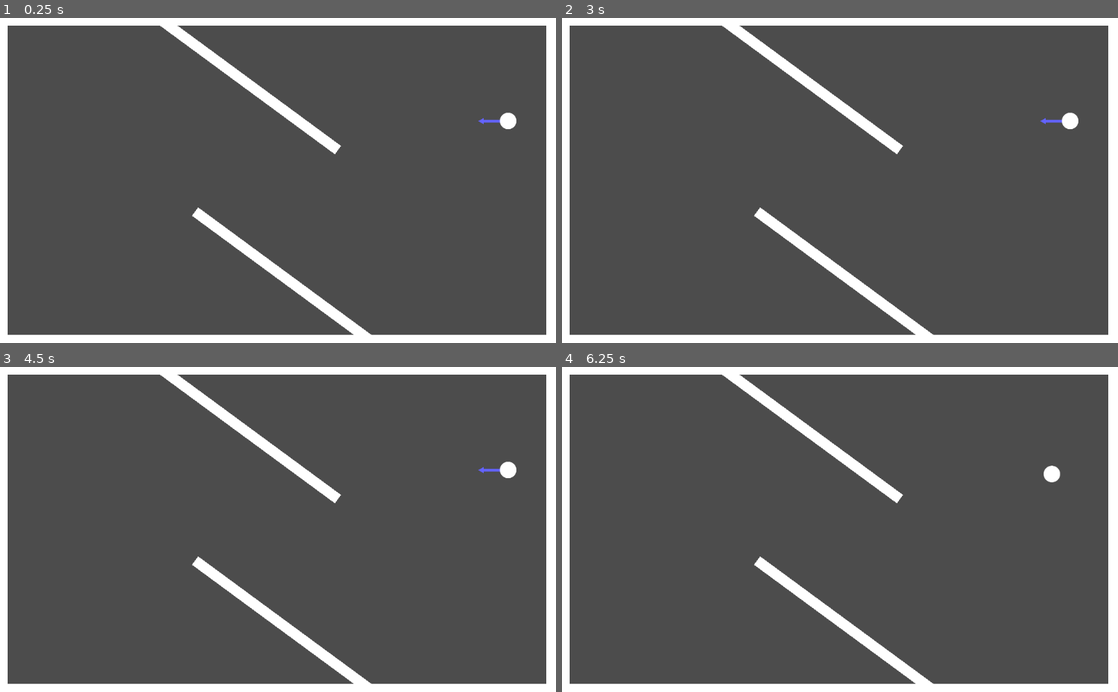
Above: before the commit, frames 1-4 (two rows, left to right).
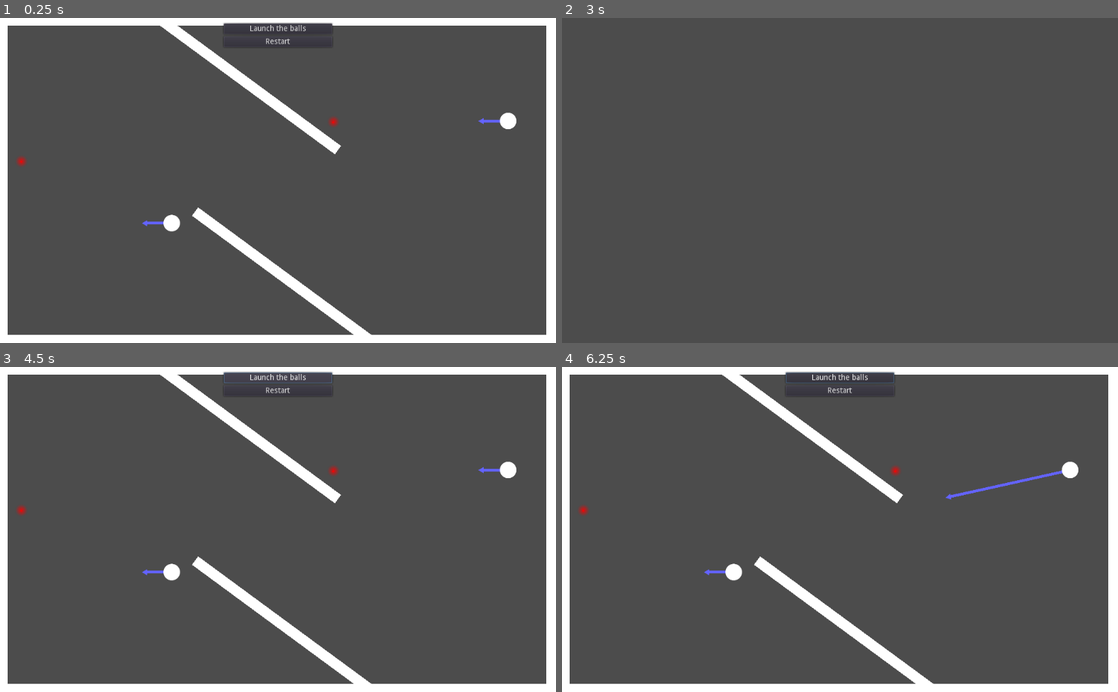
Above: after the commit, the same moments.

Repository: Serpenter/GGJam2021
Game: Godot game, scene res://test_scenes/TestLevel01/TestLevel01.tscn
Same seed, same stepped clock (60 frames per second), same inputs: the game is played once before the commit and once after it. This scene is started directly instead of the project's main scene.
Inputs (mouse positions are in pixels of both pictures, inside the frame that each line leads up to):
- Up to frame 1 (0.25 s): no input
- Up to frame 2 (3 s): click (840, 40) at 0.5 s, where only the run after the commit has a clickable "Restart"; click (840, 27) at 1.25 s, where only the run after the commit has a clickable "Launch the balls"; click (840, 27) at 2 s, where only the run after the commit has a clickable "Launch the balls"; click (840, 40) at 2.75 s, where only the run after the commit has a clickable "Restart"
- Up to frame 3 (4.5 s): click (278, 389) at 3.5 s, where only the run after the commit has a clickable "Restart"; click (278, 376) at 4.25 s, where only the run after the commit has a clickable "Launch the balls"
- Up to frame 4 (6.25 s): tap Enter at 5 s; move the mouse to (1067, 471) at 5.02 s; right-click (1067, 471) at 5.1 s; click (1067, 471) at 5.17 s; tap Space at 5.75 s; move the mouse to (728, 545) at 5.77 s; click (728, 545) at 5.85 s; right-click (728, 545) at 6.05 s

The runs differ from the first frame. In frame 1, 0.6% of the frame differs, in the area x 3-61%, y 1-66%; in frame 2, 11%, in the area x 0-100%, y 0-100%; in frame 3, 0.6%; in frame 4, 1.1%.

Commit message:
updated TestLevel01 with ActivationZones, multiple ball launch and victory trigger

Diff:
--- a/TheGame/global_scripts/g_scene_manager.gd
+++ b/TheGame/global_scripts/g_scene_manager.gd
@@ -11,95 +11,95 @@
 
 func _ready():
 
-    var root = get_tree().get_root()
+	var root = get_tree().get_root()
 # Get last root's child means to get actual scene
-    current_scene = root.get_child(root.get_child_count() - 1)
+	current_scene = root.get_child(root.get_child_count() - 1)
 
 # simple variant
 func goto_scene(path):
-    call_deferred("_deferred_goto_scene", path)
+	call_deferred("_deferred_goto_scene", path)
 
 
 func _deferred_goto_scene(path):
-    # It is now safe to remove the current scene
-    current_scene.free()
+	# It is now safe to remove the current scene
+	current_scene.free()
 
-    # Load the new scene.
-    var s = ResourceLoader.load(path)
+	# Load the new scene.
+	var s = ResourceLoader.load(path)
 
-    # Instance the new scene.
-    current_scene = s.instance()
+	# Instance the new scene.
+	current_scene = s.instance()
 
-    # Add it to the active scene, as child of root.
-    get_tree().get_root().add_child(current_scene)
+	# Add it to the active scene, as child of root.
+	get_tree().get_root().add_child(current_scene)
 
-    # Optionally, to make it compatible with the SceneTree.change_scene() API.
-    get_tree().set_current_scene(current_scene)
+	# Optionally, to make it compatible with the SceneTree.change_scene() API.
+	get_tree().set_current_scene(current_scene)
 
 
 func goto_scene_wloader(path):
-    call_deferred("_deferred_goto_scene_wloader", path)
+	call_deferred("_deferred_goto_scene_wloader", path)
 
 
 func _deferred_goto_scene_wloader(path):
 
-    current_scene.queue_free() # get rid of the old scene
+	current_scene.queue_free() # get rid of the old scene
 
-    current_scene = load_progress_scene.instance()
-    get_tree().get_root().add_child(current_scene)
-    get_tree().set_current_scene(current_scene)
+	current_scene = load_progress_scene.instance()
+	get_tree().get_root().add_child(current_scene)
+	get_tree().set_current_scene(current_scene)
 
-    loader = ResourceLoader.load_interactive(path)
+	loader = ResourceLoader.load_interactive(path)
 
-    if loader == null: # check for errors
-        print('Problem with interactive loading, trying to load scene directly')
-        goto_scene(path)
+	if loader == null: # check for errors
+		print('Problem with interactive loading, trying to load scene directly')
+		goto_scene(path)
 
-    set_process(true)
+	set_process(true)
 
 
 # warning-ignore:unused_argument
 func _process(time):
 
-    if loader == null:
-        # no need to process anymore
-        set_process(false)
-        return
+	if loader == null:
+		# no need to process anymore
+		set_process(false)
+		return
 
-    if wait_frames > 0: # wait for frames to let the "loading" animation show up
-        wait_frames -= 1
-        return
+	if wait_frames > 0: # wait for frames to let the "loading" animation show up
+		wait_frames -= 1
+		return
 
-    var t = OS.get_ticks_msec()
-    while OS.get_ticks_msec() < t + time_max: # use "time_max" to control for how long we block this thread
+	var t = OS.get_ticks_msec()
+	while OS.get_ticks_msec() < t + time_max: # use "time_max" to control for how long we block this thread
 
-        # poll your loader
-        var err = loader.poll()
+		# poll your loader
+		var err = loader.poll()
 
-        if err == ERR_FILE_EOF: # Finished loading.
-            var resource = loader.get_resource()
-            loader = null
-            wait_frames = total_wait_fraimes
-            set_new_scene(resource)
-            break
+		if err == ERR_FILE_EOF: # Finished loading.
+			var resource = loader.get_resource()
+			loader = null
+			wait_frames = total_wait_fraimes
+			set_new_scene(resource)
+			break
 
-        elif err == OK:
+		elif err == OK:
 
-            update_progress()
+			update_progress()
 
-        else: # error during loading
-            loader = null
-            break
+		else: # error during loading
+			loader = null
+			break
 
 func update_progress():
 
-    var progress = float(loader.get_stage()) / loader.get_stage_count()
-    current_scene.set_progress(progress)
+	var progress = float(loader.get_stage()) / loader.get_stage_count()
+	current_scene.set_progress(progress)
 
 
 func set_new_scene(scene_resource):
 
-    current_scene.queue_free()
-    current_scene = scene_resource.instance()
-    get_node("/root").add_child(current_scene)
-    get_tree().set_current_scene(current_scene)
+	current_scene.queue_free()
+	current_scene = scene_resource.instance()
+	get_node("/root").add_child(current_scene)
+	get_tree().set_current_scene(current_scene)
--- /dev/null
+++ b/TheGame/prefab_scenes/ActivationZone/ActivationZone.gd
@@ -0,0 +1,48 @@
+extends Node2D
+
+
+onready var interaction_area = $InteractionArea
+onready var area_sprite = $AreaSprite
+onready var button_sprite = $ButtonSprite
+
+export var is_activated = false
+
+var deactivated_color = Color(1,0,0)
+var activated_colot = Color(0,1,0)
+
+export var activation_groups = ["Ball"]
+
+# Called when the node enters the scene tree for the first time.
+func _ready():
+	pass # Replace with function body.
+
+# Called every frame. 'delta' is the elapsed time since the previous frame.
+#func _process(delta):
+#	pass
+
+
+func deactivate():
+	is_activated = false
+	area_sprite.modulate = deactivated_color
+	button_sprite.modulate = deactivated_color
+
+func activate():
+	is_activated = true
+	area_sprite.modulate = activated_colot
+	button_sprite.modulate = activated_colot
+	get_tree().call_group("ActivationZoneSubscriber", "on_zone_activated", self)
+
+
+
+func _on_InteractionArea_body_entered(body):
+	pass # Replace with function body.
+
+
+func _on_InteractionArea_body_exited(body):
+	for group_name in activation_groups:
+		if body.is_in_group(group_name):
+			activate()
+			if body.has_method("on_activation_zone_activated"):
+				body.on_activation_zone_activated(self)
+
+			return
--- /dev/null
+++ b/TheGame/prefab_scenes/ActivationZone/ActivationZone.tscn
@@ -0,0 +1,29 @@
+[gd_scene load_steps=5 format=2]
+
+[ext_resource path="res://prefab_scenes/ActivationZone/ActivationZone.gd" type="Script" id=1]
+[ext_resource path="res://assets/images/circle_grad.png" type="Texture" id=2]
+[ext_resource path="res://assets/images/circle_64x64.png" type="Texture" id=3]
+
+[sub_resource type="CircleShape2D" id=1]
+
+[node name="ActivationZone" type="Node2D" groups=[
+"ActivationZone",
+]]
+script = ExtResource( 1 )
+
+[node name="InteractionArea" type="Area2D" parent="."]
+
+[node name="CollisionShape2D" type="CollisionShape2D" parent="InteractionArea"]
+shape = SubResource( 1 )
+
+[node name="AreaSprite" type="Sprite" parent="."]
+modulate = Color( 1, 0, 0, 0.784314 )
+scale = Vector2( 0.5, 0.5 )
+texture = ExtResource( 2 )
+
+[node name="ButtonSprite" type="Sprite" parent="."]
+modulate = Color( 1, 0, 0, 1 )
+scale = Vector2( 0.05, 0.05 )
+texture = ExtResource( 3 )
+[connection signal="body_entered" from="InteractionArea" to="." method="_on_InteractionArea_body_entered"]
+[connection signal="body_exited" from="InteractionArea" to="." method="_on_InteractionArea_body_exited"]
--- a/TheGame/prefab_scenes/Ball/Ball.gd
+++ b/TheGame/prefab_scenes/Ball/Ball.gd
@@ -5,7 +5,8 @@
 # var a = 2
 # var b = "text"
 var is_hovered = false
-var is_launched = false
+#var is_launched = false
+var is_active_mode = false
 
 
 # Called when the node enters the scene tree for the first time.
@@ -18,32 +19,50 @@
 	process_input()
 
 func process_input():
-	if Input.is_action_just_pressed("right_click") \
-		and not is_launched \
-		and not impulse_selector.is_controlled \
-		and impulse_selector.is_input_provided:
-			initial_launch()
+	pass
+#	if Input.is_action_just_pressed("right_click") \
+#		and not is_active_mode \
+#		and not impulse_selector.is_controlled \
+#		and impulse_selector.is_input_provided:
+#			initial_launch()
+
+
+func can_launch():
+	return impulse_selector.is_input_provided \
+		and not impulse_selector.is_controlled;
+
+
+func go_to_sleep_mode():
+	sleeping = true
+
+func go_to_actibe_mode():
+	impulse_selector.is_input_disabled = true
+	impulse_selector.visible = false
+	sleeping = false
 
 
 func initial_launch():
-	is_launched = true
-	impulse_selector.is_input_disabled = true
-	impulse_selector.visible = false
-	sleeping = false
+	go_to_actibe_mode()
 	var initial_impulse = impulse_selector.get_impulse()
 	apply_central_impulse(initial_impulse)
 
+func on_activation_zone_activated(activation_zone):
+	if activation_zone.is_in_group("VictoryZone"):
+		go_to_sleep_mode()
+
 func _on_InteractionArea_mouse_entered():
 	is_hovered = true
-
 
 func _on_InteractionArea_mouse_exited():
 	is_hovered = false
 
 
 func _on_InteractionArea_input_event(viewport, event, shape_idx):
-	if event is InputEventMouseButton:
+	if event is InputEventMouseButton \
+	and event.button_index == BUTTON_LEFT \
+	and event.pressed:
 		print("click detected")
+
 	if not impulse_selector.is_input_disabled \
 	and not impulse_selector.is_controlled \
 	and event is InputEventMouseButton \
--- a/TheGame/prefab_scenes/Ball/Ball.tscn
+++ b/TheGame/prefab_scenes/Ball/Ball.tscn
@@ -4,17 +4,19 @@
 [ext_resource path="res://prefab_scenes/Ball/Ball.gd" type="Script" id=2]
 [ext_resource path="res://prefab_scenes/ImpulseSelector/ImpulseSelector.tscn" type="PackedScene" id=3]
 
-[sub_resource type="PhysicsMaterial" id=2]
+[sub_resource type="PhysicsMaterial" id=1]
 
-[sub_resource type="CircleShape2D" id=1]
+[sub_resource type="CircleShape2D" id=2]
 radius = 15.0
 
 [sub_resource type="CircleShape2D" id=3]
 radius = 25.0
 
-[node name="Ball" type="RigidBody2D"]
+[node name="Ball" type="RigidBody2D" groups=[
+"Ball",
+]]
 input_pickable = true
-physics_material_override = SubResource( 2 )
+physics_material_override = SubResource( 1 )
 continuous_cd = 1
 contacts_reported = 10
 contact_monitor = true
--- /dev/null
+++ b/TheGame/test_scenes/TestLevel01/LevelManager.gd
@@ -0,0 +1,61 @@
+extends Node2D
+
+
+var is_paused = false
+
+onready var victory_label = $CanvasLayer/Control/UpperCentralMarginContainer/VBoxContainer/VictoryLabel
+
+onready var victory_zones = get_tree().get_nodes_in_group("VictoryZone")
+
+# Called when the node enters the scene tree for the first time.
+func _ready():
+	pass
+#	pause_game()
+
+
+# Called every frame. 'delta' is the elapsed time since the previous frame.
+#func _process(delta):
+#	pass
+
+func pause_game():
+	get_tree().paused = true
+
+
+func unpause_game():
+	get_tree().paused = false
+
+
+func is_victory():
+	for zone in victory_zones:
+		if not zone.is_activated:
+			return false
+
+	return true
+
+func on_zone_activated(zone):
+	if is_victory():
+		on_victory()
+
+func on_victory():
+	victory_label.visible = true
+
+func on_level_restart():
+	victory_label.visible = false
+
+
+func _on_StartButton_pressed():
+	var balls = get_tree().get_nodes_in_group("Ball")
+
+	for ball in balls:
+		if not ball.can_launch():
+			# add some popup
+			# or maybe have some default impulse for all balls
+			return
+
+	for ball in balls:
+		ball.initial_launch()
+
+
+
+func _on_RestartButton_pressed():
+	GSceneManager.goto_scene_wloader("res://test_scenes/TestLevel01/TestLevel01.tscn")
--- a/TheGame/test_scenes/TestLevel01/TestLevel01.tscn
+++ b/TheGame/test_scenes/TestLevel01/TestLevel01.tscn
@@ -1,10 +1,15 @@
-[gd_scene load_steps=4 format=2]
+[gd_scene load_steps=6 format=2]
 
 [ext_resource path="res://prefab_scenes/Wall01/Wall01Long.tscn" type="PackedScene" id=1]
 [ext_resource path="res://prefab_scenes/Ball/Ball.tscn" type="PackedScene" id=2]
 [ext_resource path="res://prefab_scenes/Wall01/Wall01.tscn" type="PackedScene" id=3]
+[ext_resource path="res://test_scenes/TestLevel01/LevelManager.gd" type="Script" id=4]
+[ext_resource path="res://prefab_scenes/ActivationZone/ActivationZone.tscn" type="PackedScene" id=5]
 
-[node name="Node2D" type="Node2D"]
+[node name="Level" type="Node2D" groups=[
+"ActivationZoneSubscriber",
+]]
+script = ExtResource( 4 )
 
 [node name="Walls" type="Node2D" parent="."]
 
@@ -30,5 +35,69 @@
 position = Vector2( 461.463, 125.203 )
 rotation = 0.6353
 
-[node name="Ball" parent="." instance=ExtResource( 2 )]
+[node name="CanvasLayer" type="CanvasLayer" parent="."]
+
+[node name="Control" type="Control" parent="CanvasLayer"]
+margin_right = 1024.0
+margin_bottom = 100.0
+mouse_filter = 2
+__meta__ = {
+"_edit_use_anchors_": false
+}
+
+[node name="UpperCentralMarginContainer" type="MarginContainer" parent="CanvasLayer/Control"]
+margin_left = 412.0
+margin_top = 10.0
+margin_right = 612.0
+margin_bottom = 110.0
+mouse_filter = 1
+__meta__ = {
+"_edit_use_anchors_": false
+}
+
+[node name="VBoxContainer" type="VBoxContainer" parent="CanvasLayer/Control/UpperCentralMarginContainer"]
+margin_right = 200.0
+margin_bottom = 100.0
+
+[node name="StartButton" type="Button" parent="CanvasLayer/Control/UpperCentralMarginContainer/VBoxContainer"]
+margin_right = 200.0
+margin_bottom = 20.0
+text = "Launch the balls"
+
+[node name="RestartButton" type="Button" parent="CanvasLayer/Control/UpperCentralMarginContainer/VBoxContainer"]
+margin_top = 24.0
+margin_right = 200.0
+margin_bottom = 44.0
+text = "Restart"
+
+[node name="VictoryLabel" type="Label" parent="CanvasLayer/Control/UpperCentralMarginContainer/VBoxContainer"]
+visible = false
+margin_top = 48.0
+margin_right = 200.0
+margin_bottom = 79.0
+text = "You Won!
+"
+align = 1
+uppercase = true
+
+[node name="VictoryZones" type="Node2D" parent="."]
+
+[node name="ActivationZone" parent="VictoryZones" groups=[
+"VictoryZone",
+] instance=ExtResource( 5 )]
+position = Vector2( 39.0228, 265.777 )
+
+[node name="ActivationZone2" parent="VictoryZones" groups=[
+"VictoryZone",
+] instance=ExtResource( 5 )]
+position = Vector2( 613.723, 192.817 )
+
+[node name="Balls" type="Node2D" parent="."]
+
+[node name="Ball" parent="Balls" instance=ExtResource( 2 )]
 position = Vector2( 936.096, 190.286 )
+
+[node name="Ball2" parent="Balls" instance=ExtResource( 2 )]
+position = Vector2( 316.497, 378.86 )
+[connection signal="pressed" from="CanvasLayer/Control/UpperCentralMarginContainer/VBoxContainer/StartButton" to="." method="_on_StartButton_pressed"]
+[connection signal="pressed" from="CanvasLayer/Control/UpperCentralMarginContainer/VBoxContainer/RestartButton" to="." method="_on_RestartButton_pressed"]
Not shown: 1 places in TheGame/prefab_scenes/Ball/Ball.tscn that only renumber resources
